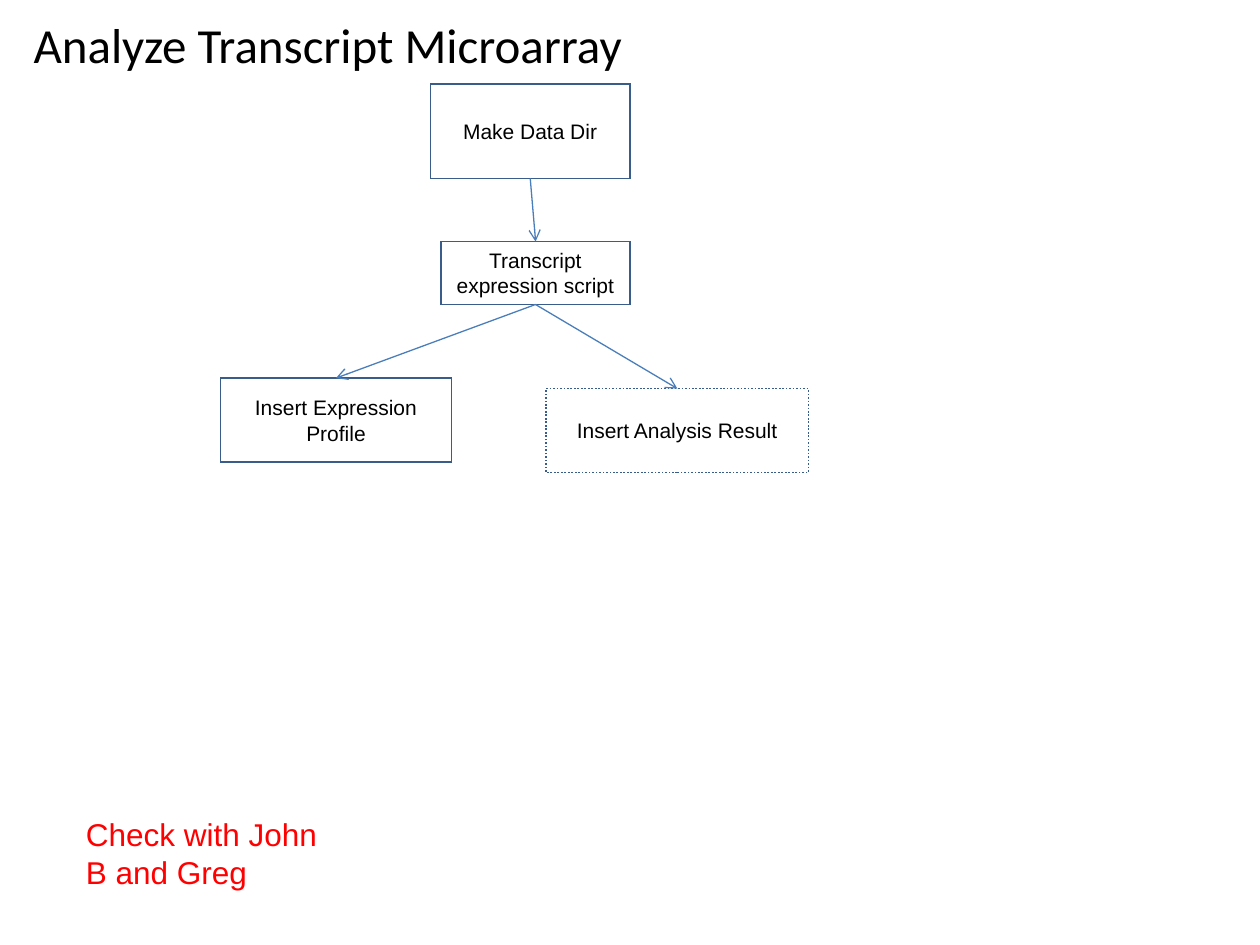
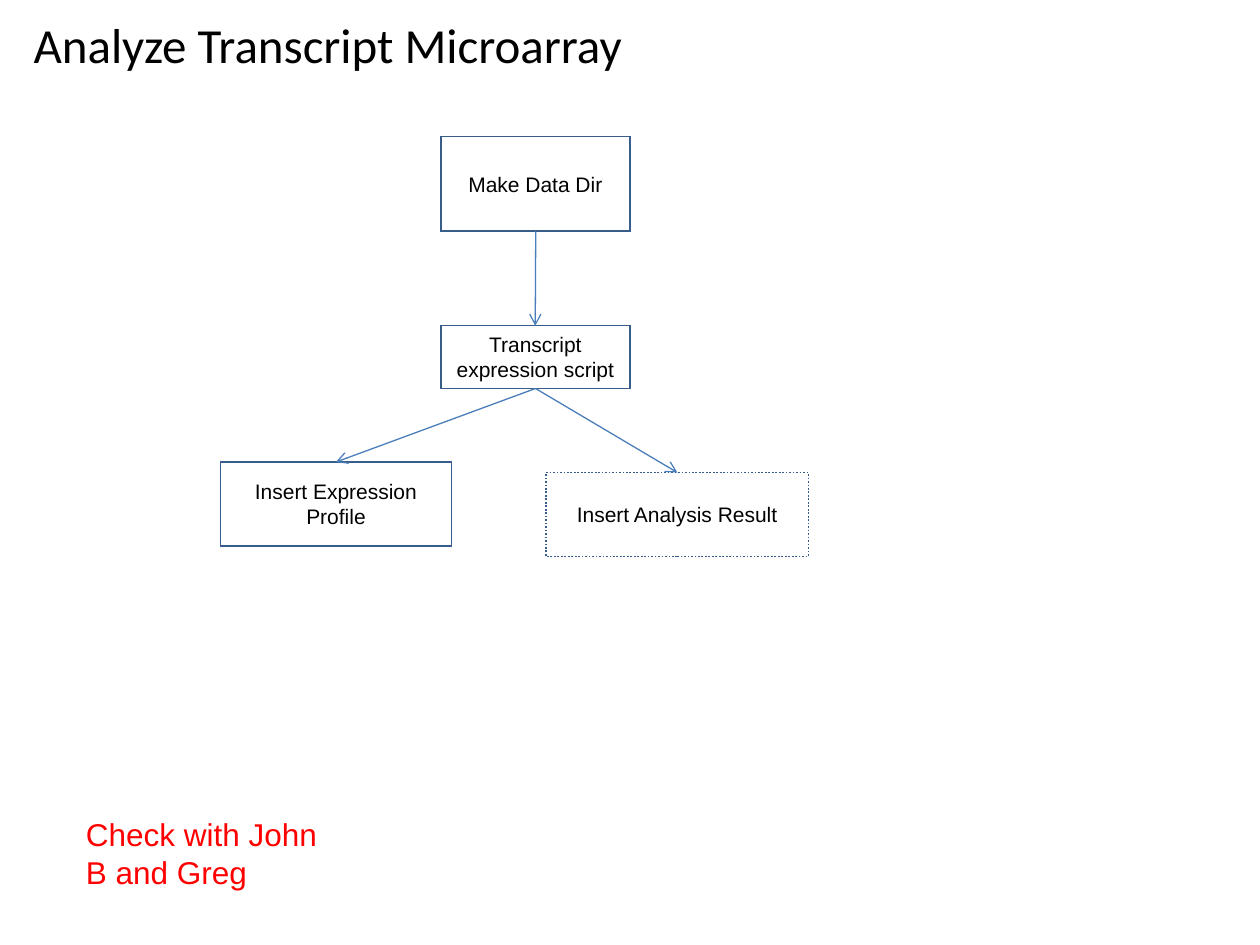
Before and after one commit to VEuPathDB/ApiCommonWorkflow, a slide deck: slide 46 of Main/doc/IntegratedWorkflow.ppt. Drawn at 1260x945 pixels with LibreOffice and Linux fonts; fonts in the diff are those of the drawing. Boxes give left, top, right and bottom in pixels: in the first picture for what was removed or moved away, otherwise in the second. Text is boxed around its words. In the diff, an @@ line names an element or a change of style, - is before the commit and + after.

```diff
--- a/Main/doc/IntegratedWorkflow.ppt
+++ b/Main/doc/IntegratedWorkflow.ppt
@@ rectangle "Make Data Dir": place and size @@
-rectangle "Make Data Dir" at bbox=[431, 84, 630, 179]
+rectangle "Make Data Dir" at bbox=[441, 136, 630, 231]
@@ arrow moved from (530, 179) - (536, 242) to (536, 231) - (536, 326) @@
@@ 3 rectangles, 2 arrows: place and size @@
-3 rectangles, 2 arrows at bbox=[220, 242, 808, 472]
+3 rectangles, 2 arrows at bbox=[220, 325, 808, 557]
```
Also in this commit, not shown: 6 other slides changed.
